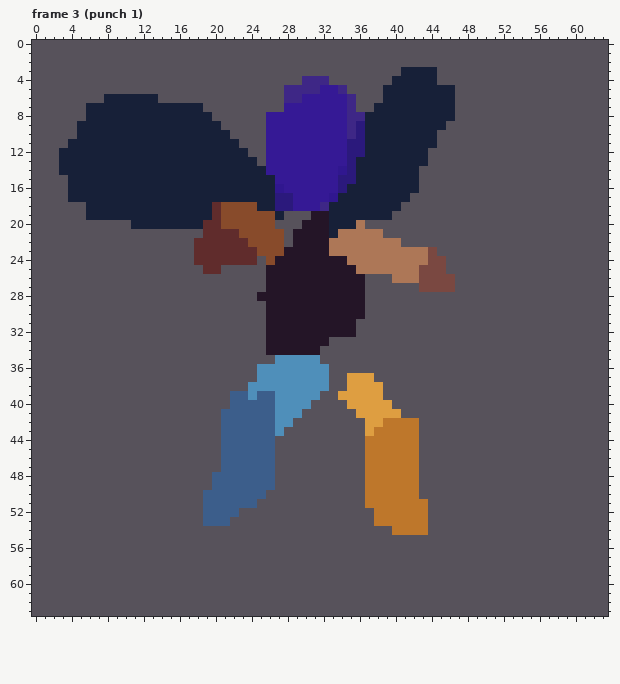
A pixel-art file gets an edit: Assets/Art/player/playeridle.aseprite. The first picture shows the starting point.
64x64 pixels, 3 frames. Colours within 5 levels of each other are drawn and written as one. Shown: frame 3 (punch 1). The commit also changed other frames, which this record leaves out.
New version:
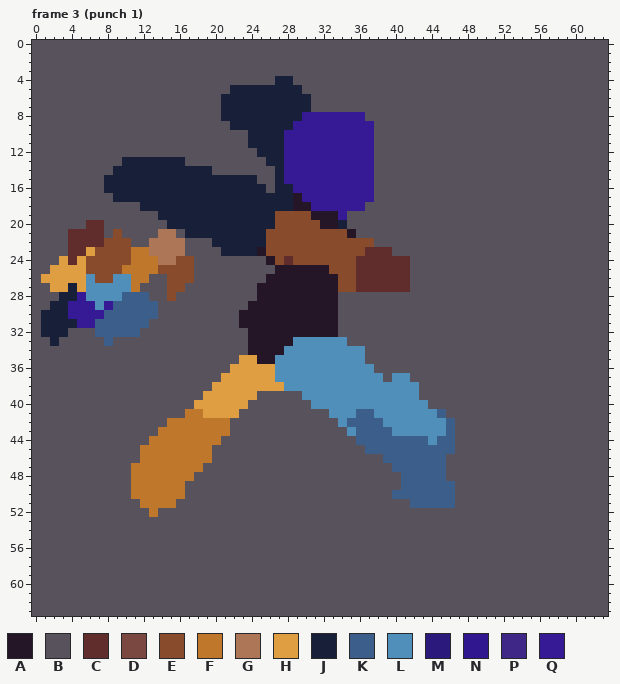
Palette (. is transparent): A #241527  B #57525b  C #602c2c  D #7a4841  E #884b2b  F #be772b  G #ad7757  H #de9e41  J #172038  K #3c5e8b  L #4f8fba  M #2b197c  N #30178f  P #3e2786  Q #351995
What changed:
layer "Flattened" now shown
layer "Layer 5" added
layer "Layer 3" added
layer "Layer 4" added
Changed rows in their new state; - is an unchanged pixel.
Frame 3 (punch 1):
first column x 1:
 3 ----------------------------------------BBBB--
 4 --------------------------JJ-BBB-------BBBBB--
 5 ---------------------JJJJJJJJBBBBB----BBBBBBBB
 6 -------BBBBBB-------JJJJJJJJJJBBBBB---BBBBBBBB
 7 -----BBBBBBBBBBBBB--JJJJJJJJJJBBBBB--BBBBBBBBB
 8 -----BBBBBBBBBBBBBB-JJJJJJJJJ-----QQBBBBBBBBBB
 9 ----BBBBBBBBBBBBBBBB-JJJJJJJ------QQQBBBBBBBB-
10 ----BBBBBBBBBBBBBBBBB--JJJJ-------QQQBBBBBBB--
11 ---BBBBBBBBBBBBBBBBBBB-JJJJ-------QQQBBBBBBB--
12 --BBBBBBBBBBBBBBBBBBBBB-JJJ-------QQQBBBBBB---
13 --BBBBBBB-------BBBBBBBB-JJ-------QQQBBBBBB---
14 --BBBBBB-----------BBBBBBBJ------QQQQBBBBB----
15 ---BBBB-----------------BBJ------QQQQBBBBB----
16 ---BBBB------------------BJJ-----QQQQBBBBB----
17 ---BBBBB------------------JJA---QQQQQBBBB-----
18 -----BBBBBB--------JJJJJ--JJAA-QQQQQBBBB------
19 -----BBBBBBBB------JJJJJJJEEEE--AQBBBBB-------
20 -----CC---BBBB----JJJJJJJJEEEEE-A-BB----------
21 ---CCCC-E----GG-JJJJJJJJJ--EEEEEEEABBB--------
22 ---CCCCEEE--GGGG-BBJJJJJJ--EEEEEEEEEEBBB------
23 ---CCHEEEEFFGGGG-BBBJJJJA--EEEEEEEEECCCBBBBB--
24 --HCHEEEEEFFFGGEEBBBBBBB-AECEEEEEEECCCCCCBBBB-
25 -HHHHEEEEFFFFEEEE-BB-----B------EEECCCCCCBBBB-
26 HHHHHLEELLFF--EEE----------------EECCCCCCBBBBB
27 -HHJHLLLLLF---EE--------A--------EECCCCCC-BBBB
28 --JJQLLLLKKK--E------------------BBB----------
29 -JJQQQLQKKKKK----------AA--------BBB----------
30 JJJQQQQKKKKKK---------AAA--------BBB----------
31 JJJJQQKKKKKK----------AAA--------BB-----------
32 JJJ---KKKKK------------AA--------BB-----------
33 -J-----K---------------AA---LLLLLL------------
34 -----------------------AA--LLLLLLLLL----------
35 ----------------------HHAA-----LLLLL----------
36 ---------------------HHHHH------LLLLL---------
37 --------------------HHHHHH------LLLLLL-LL-----
38 -------------------HHHHHHHH-----LLLLLLLLLL----
39 ------------------HHHHHHBBBBB--LLLLLLLLLLL----
40 -----------------HHHHHHBBBBBBBLLLLLLLLLLLLL---
41 ----------------FFHHHHBBBBBBB---LLLKKLLLLLLLK-
42 --------------FFFFFFFBBBBBBB-----LKKKKLLLLLLLK
43 -------------FFFFFFFFBBBBBB-------LKKKKLLLLLLK
44 ------------FFFFFFFFBBBBBB---------KKKKKKKKLKK
45 -----------FFFFFFFF-BBBBBB----------KKKKKKKKKK
46 -----------FFFFFFFF-BBBBBB----------BBKKKKKKK-
47 ----------FFFFFFFF--BBBBBB----------BBBKKKKKK-
48 ----------FFFFFFF--BBBBBBB----------BBBBKKKKK-
49 ----------FFFFFF---BBBBBBB----------BBBBKKKKKK
50 ----------FFFFFF--BBBBBBB-----------BBBKKKKKKK
51 -----------FFFF---BBBBBB------------BBBBBKKKKK
52 ------------F-----BBBB---------------BBBBBB---
53 ------------------BBB----------------BBBBBB---
54 ---------------------------------------BBBB---
Boxes around the changes in both pictures, in picture pixels (x1, y1, x2, y2):
changed: (41, 67, 455, 535)
